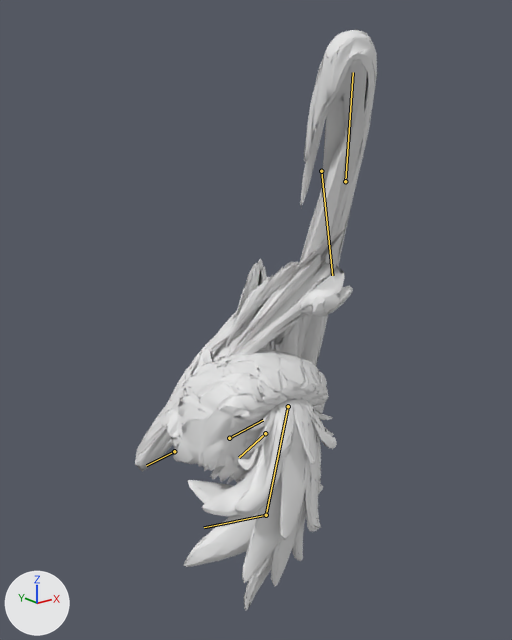
The glTF model orchard/assets/models/rigged/pineapple.glb: old version first, new version second.
Camera for both pictures: a 50 mm lens placed at (-0.935, -1.27, 1.176), pointed at (0.038, -0.054, 0.689). Arrows for +X, +Y and +Z are at lower left; the lights stay in place. The older version comes first. Both versions are drawn at frame 9 of the action 'punch_heavy'; the numbers are the values there. The bones that bend it are drawn over the model as lines.

Names of what the first picture shows: 'FruitBody'.
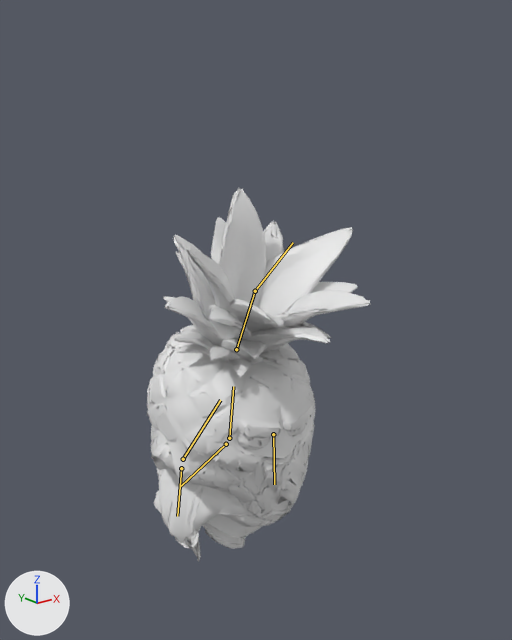
What the commit changed:
Bone 'hips' (bone_hips) turns from (53, 0, -8) to (8, 0, 0) degrees about its own x, y and z.
Bone 'chest' (bone_chest) turns from (125, 0, -16) to (16, 0, 0) degrees about its own x, y and z.
Bone 'chest' (bone_chest) is rescaled from (0.87, 1.24, 0.87) to (1.15, 0.85, 1.15).
Bone 'head' (bone_head) turns from (69, 0, 0) to (15, 0, 0) degrees about its own x, y and z.
Bone 'shoulder.R' (bone_shoulder_r) turns from (-125, 0, 0) to (-117, 0, 0) degrees about its own x, y and z.
Bone 'shoulder.L' (bone_shoulder_l) turns from (125, 0, 0) to (117, 0, 0) degrees about its own x, y and z.

Boxes [x1, y1, x2, y2] around the edits, measured in the pictures (512 x 640 px):
'FruitBody', posed (7% narrower, 36% shorter)
    before: [135, 29, 377, 610]
    after: [147, 188, 371, 562]
bone 'hips', root to tip
    before: (229, 438) to (263, 420)
    after: (229, 438) to (233, 386)
bone 'chest', root to tip
    before: (288, 406) to (266, 515)
    after: (236, 349) to (255, 291)
bone 'head', root to tip
    before: (266, 515) to (204, 527)
    after: (255, 291) to (293, 242)
bone 'shoulder.R', root to tip
    before: (345, 181) to (353, 72)
    after: (226, 444) to (181, 486)
bone 'shoulder.L', root to tip
    before: (321, 171) to (332, 275)
    after: (183, 459) to (220, 400)
